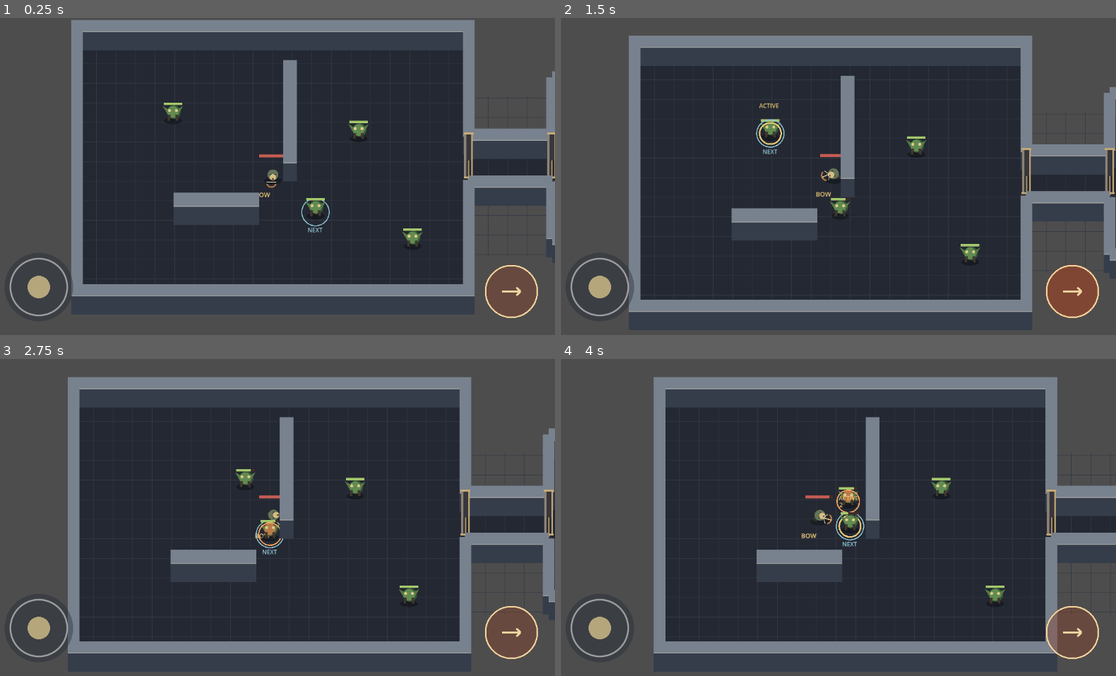
Above: before the commit, frames 1-4 (two rows, left to right).
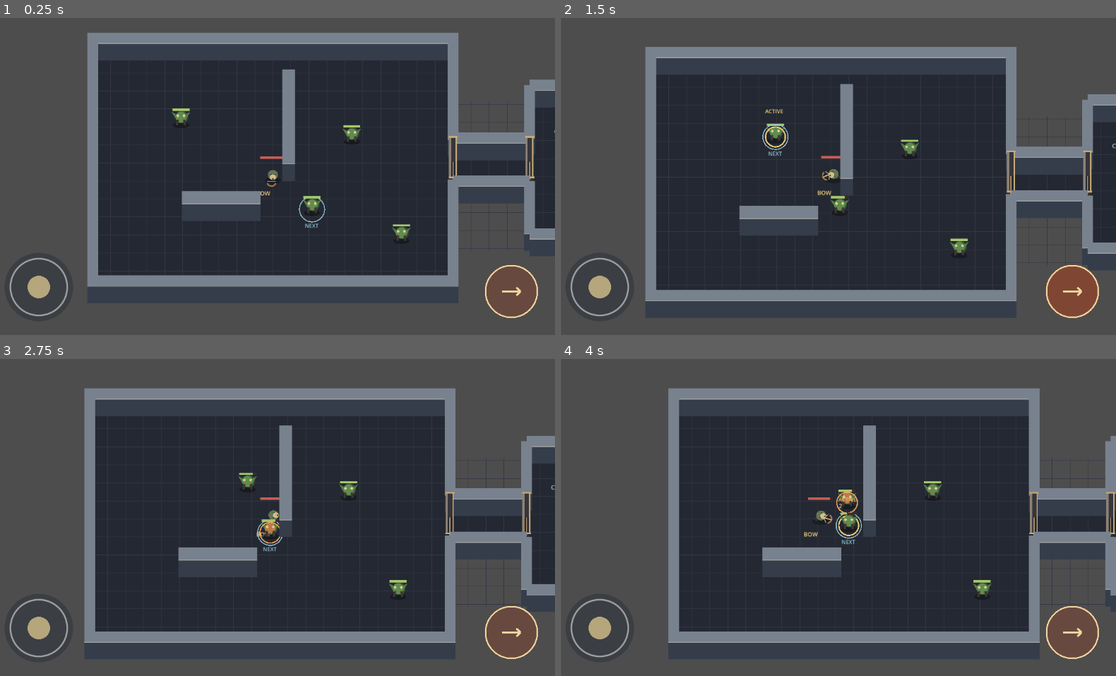
Above: after the commit, the same moments.

Repository: Jonty303/Project-Gauntlands
Game: Godot game, scene res://scenes/main.tscn
Same seed, same stepped clock (60 frames per second), same inputs: the game is played once before the commit and once after it.
Inputs (mouse positions are in pixels of both pictures, inside the frame that each line leads up to):
- Up to frame 1 (0.25 s): no input
- Up to frame 2 (1.5 s): tap Enter (ui_accept) at 0.5 s; drag from (599, 287) to (888, 106) at 0.52 s; drag from (1071, 290) to (805, 239) at 1.27 s
- Up to frame 3 (2.75 s): move the mouse to (327, 447) at 2.02 s; hold D (move_right) from 2.03 s (still down); tap Q (target_previous) at 2.1 s
- Up to frame 4 (4 s): release D (move_right) at 2.75 s; drag from (805, 580) to (666, 469) at 2.77 s; move the mouse to (1005, 565) at 3.52 s; hold A (move_left) from 3.53 s (still down); hold Space (attack) from 3.53 s (still down); tap Enter (ui_accept) at 3.77 s

The runs differ from the first frame. In frame 1, 23% of the frame differs, in the area x 12-100%, y 0-88%; in frame 2, 23%, in the area x 12-100%, y 5-93%; in frame 3, 22%; in frame 4, 21%.

Commit message:
Add diagonal camera for diamond-layout play comparison

Diff:
--- a/scripts/main.gd
+++ b/scripts/main.gd
@@ -35,6 +35,11 @@
     _create_wall("SecondCoverWall", SECOND_COVER_CENTER, SECOND_COVER_SIZE)
     _build_navigation()
     _setup_depth_sorting()
+    # Camera-only diamond experiment: physics, collision and navigation stay in world coordinates.
+    var iso_camera := get_node_or_null("Camera2D") as Camera2D
+    if iso_camera != null:
+        iso_camera.rotation = -PI / 4.0
+        iso_camera.zoom = Vector2(0.92, 0.92)
     _add_doorframe(Vector2(400.0, 0.0))
     _add_doorframe(Vector2(570.0, 0.0))
 
